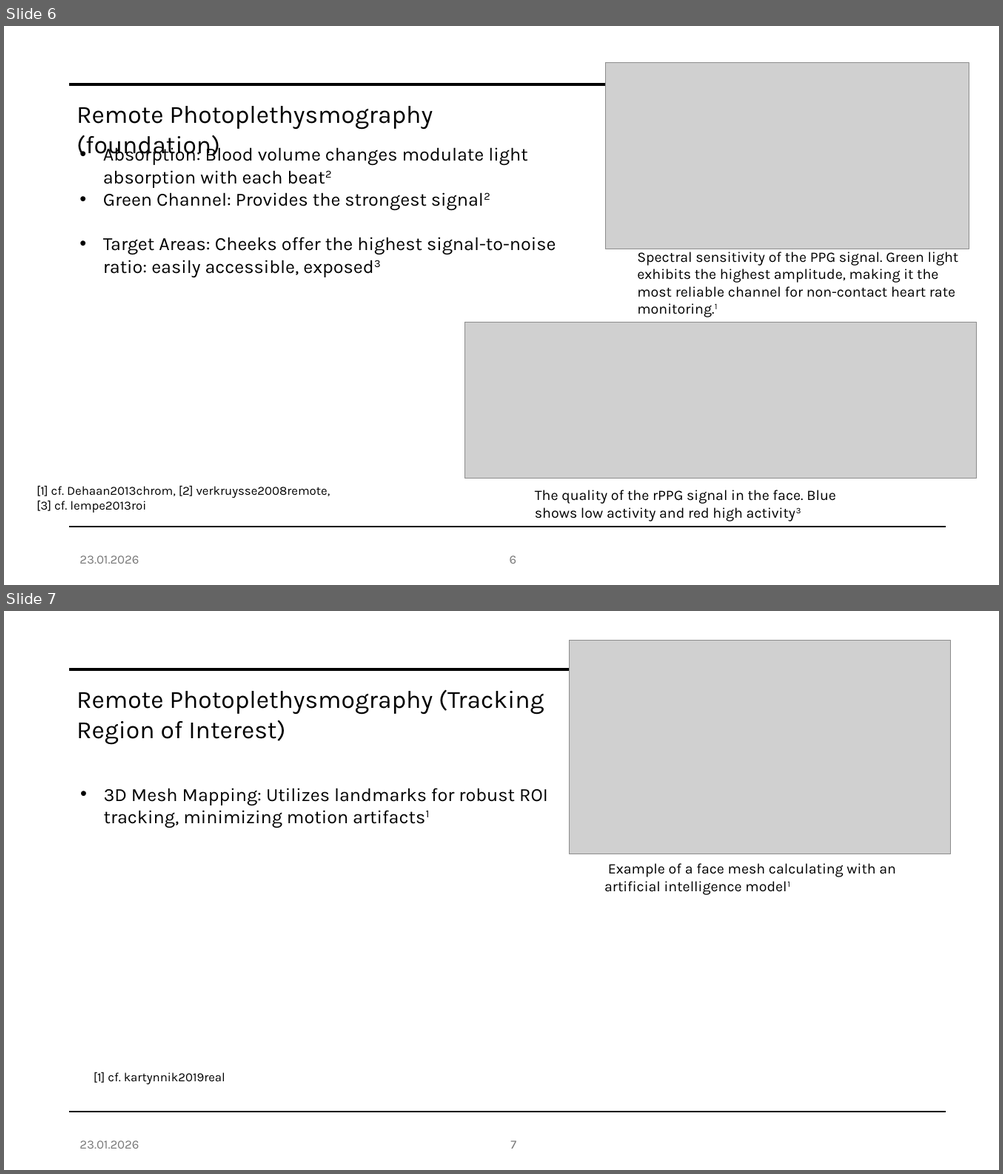
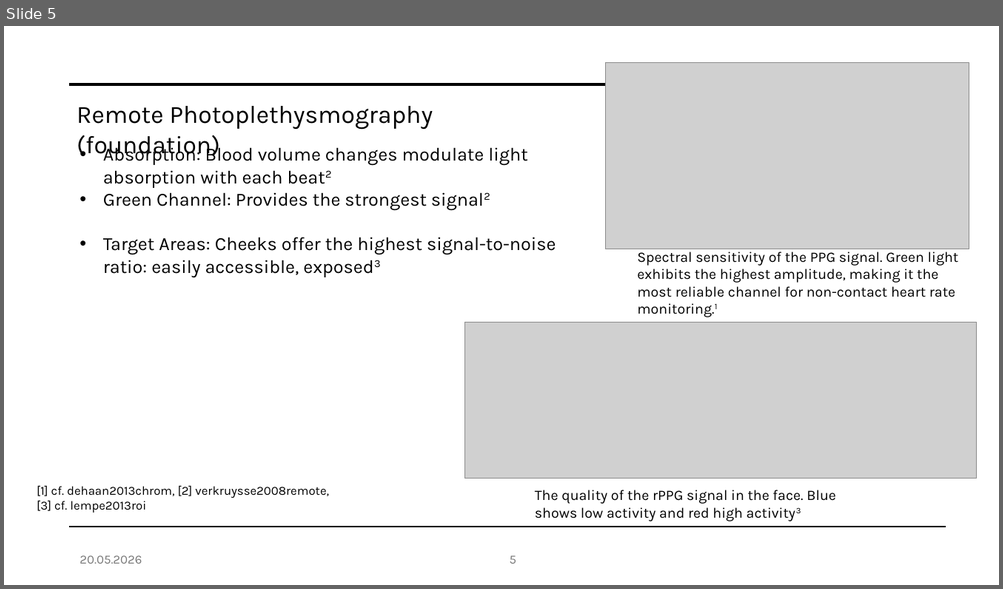
Before and after one commit to fabianprojects/fachseminar2, a slide deck: Vortrag Fachseminar.pptx. Shown one above the other, each under a label of ours: slides 6 and 7 before the commit, slide 5 after it. The pictures are 1003x1174 and 1003x589 pixels, drawn with LibreOffice and Linux fonts; fonts in the diff are those of the drawing; grey boxes stand for pictures. Boxes give left, top, right and bottom in pixels: in the first picture for what was removed or moved away, otherwise in the second. Text is boxed around its words. In the diff, an @@ line names an element or a change of style, - is before the commit and + after.

```diff
--- a/Vortrag Fachseminar.pptx
+++ b/Vortrag Fachseminar.pptx
@@ slide 7 removed at <box>4,611,999,1170</box>, background #FFFFFF @@
@@ picture removed at <box>569,640,950,854</box> @@
@@ line removed from (70, 670) to (606, 670) @@
@@ line removed from (70, 670) to (945, 670) @@
@@ line removed from (70, 669) to (945, 669) @@
@@ text removed at <box>77,689,543,744</box> @@
-Remote Photoplethysmography (Tracking Region of Interest)
@@ text removed at <box>104,788,548,828</box> @@
-• 3D Mesh Mapping: Utilizes landmarks for robust ROI tracking, minimizing motion artifacts1
@@ text removed at <box>604,863,896,895</box> @@
-Example of a face mesh calculating with an artificial intelligence model1
@@ text removed at <box>94,1072,225,1085</box> @@
-[1] cf. kartynnik2019real
@@ line removed from (70, 1113) to (606, 1113) @@
@@ line removed from (70, 1113) to (945, 1113) @@
@@ text removed at <box>79,1141,139,1149</box> @@
-23.01.2026
@@ page number removed at <box>510,1141,516,1149</box> @@
-7
@@ what was slide 6 is now slide 5 @@
@@ slide 5 changed as well @@
@@ text at <box>37,486,329,498</box>: text changed @@
-[1] cf. Dehaan2013chrom, [2] verkruysse2008remote,
+[1] cf. dehaan2013chrom, [2] verkruysse2008remote,
@@ text at <box>79,556,142,564</box>: text changed @@
-23.01.2026
+20.05.2026
@@ page number at <box>509,556,516,564</box>: text changed @@
-6
+5
```
Also in this commit, not shown: 21 other slides changed, 7 other slides removed, 44 other files.
